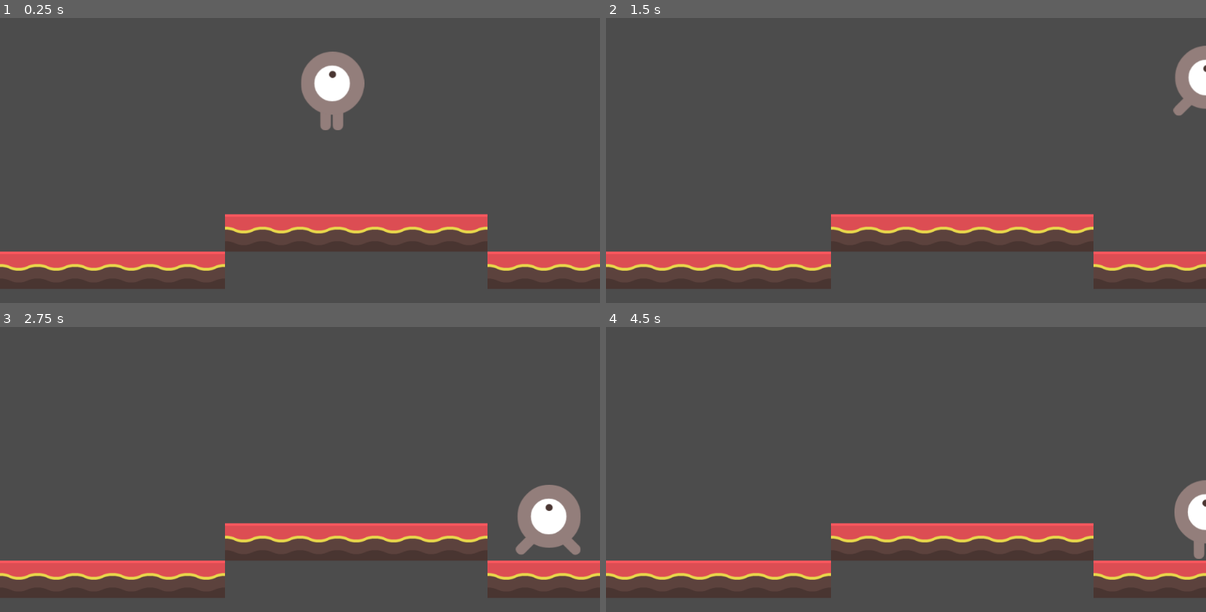
Above: before the commit, frames 1-4 (two rows, left to right).
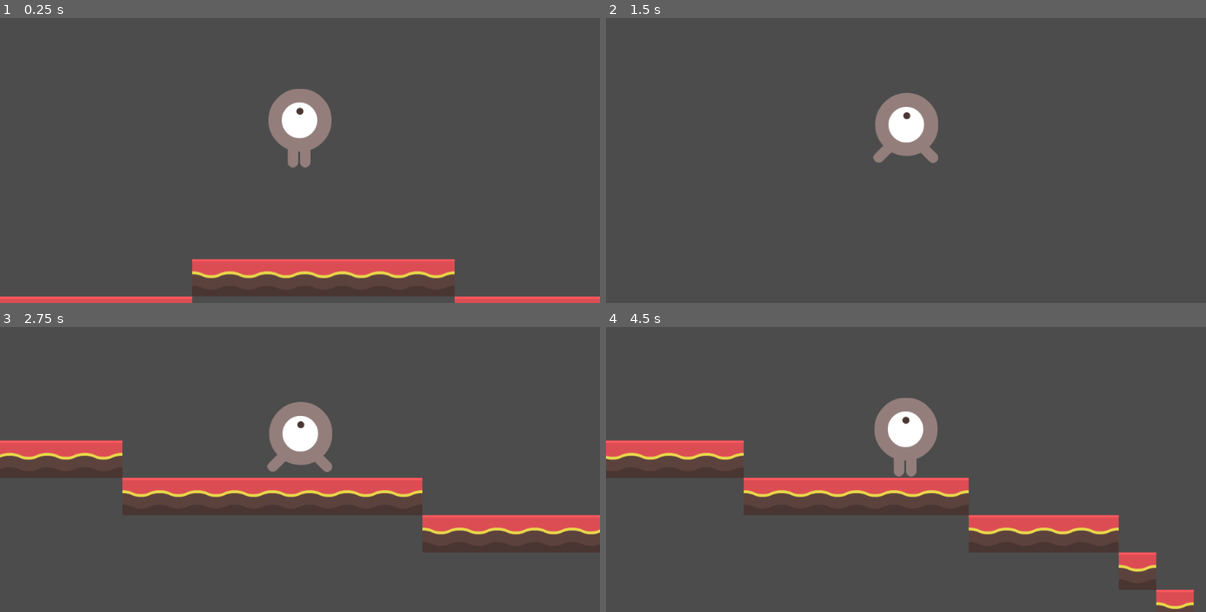
Above: after the commit, the same moments.

Repository: ToaJannox/GameDsgn2019
Game: Godot game, scene res://Node2D.tscn
Two runs of this game, one before a commit and one after it. Both use one fixed random seed, a clock stepped at 60 frames per second and the inputs below.
Inputs:
- Up to frame 1 (0.25 s): no input
- Up to frame 2 (1.5 s): hold Right (ui_right) from 0.53 s (still down); tap Up (ui_up) at 0.77 s
- Up to frame 3 (2.75 s): tap Up (ui_up) at 1.52 s; release Right (ui_right) at 2.03 s; hold Left (ui_left) from 2.03 s (still down)
- Up to frame 4 (4.5 s): release Left (ui_left) at 2.78 s; hold Right (ui_right) 2.78-4.28 s; tap Up (ui_up) at 3.02, 3.77 s; hold Left (ui_left) from 4.28 s (still down)

The runs differ from the first frame. In frame 1, 17% of the frame differs, in the area x 0-100%, y 11-100%; in frame 2, 12%; in frame 3, 21%, in the area x 0-100%, y 26-96%; in frame 4, 19%.

Commit message:
base gameplay + cam

Diff:
--- a/Godot_Game_Design_2019/Node2D.tscn
+++ b/Godot_Game_Design_2019/Node2D.tscn
@@ -34,7 +34,7 @@
 "speed": 5.0
 }, {
 "frames": [ ExtResource( 4 ) ],
-"loop": true,
+"loop": false,
 "name": "static",
 "speed": 5.0
 } ]
@@ -46,7 +46,7 @@
 [node name="TileMap" type="TileMap" parent="."]
 tile_set = SubResource( 2 )
 format = 1
-tile_data = PoolIntArray( 458758, 0, 0, 458759, 0, 0, 458760, 0, 0, 458761, 0, 0, 458762, 0, 0, 458763, 0, 0, 458764, 0, 0, 524288, 0, 0, 524289, 0, 0, 524290, 0, 0, 524291, 0, 0, 524292, 0, 0, 524293, 0, 0, 524301, 0, 0, 524302, 0, 0, 524303, 0, 0 )
+tile_data = PoolIntArray( 458758, 0, 0, 458759, 0, 0, 458760, 0, 0, 458761, 0, 0, 458762, 0, 0, 458763, 0, 0, 458764, 0, 0, 458806, 0, 0, 524288, 0, 0, 524289, 0, 0, 524290, 0, 0, 524291, 0, 0, 524292, 0, 0, 524293, 0, 0, 524301, 0, 0, 524302, 0, 0, 524303, 0, 0, 524304, 0, 0, 524305, 0, 0, 524306, 0, 0, 524307, 0, 0, 524308, 0, 0, 524337, 0, 0, 524338, 0, 0, 524339, 0, 0, 524340, 0, 0, 524341, 0, 0, 589845, 0, 0, 589846, 0, 0, 589847, 0, 0, 589848, 0, 0, 589849, 0, 0, 589850, 0, 0, 589872, 0, 0, 655387, 0, 0, 655388, 0, 0, 655389, 0, 0, 655390, 0, 0, 655408, 0, 0, 720927, 0, 0, 720939, 0, 0, 720940, 0, 0, 720941, 0, 0, 720942, 0, 0, 720943, 0, 0, 786464, 0, 0, 786474, 0, 0, 852001, 0, 0, 852008, 0, 0, 852009, 0, 0, 852010, 0, 0, 917538, 0, 0, 917539, 0, 0, 917540, 0, 0, 917541, 0, 0, 917542, 0, 0, 917543, 0, 0 )
 
 [node name="KinematicBody2D" type="KinematicBody2D" parent="."]
 position = Vector2( 567.677, 183.47 )
@@ -62,3 +62,4 @@
 shape = SubResource( 4 )
 
 [node name="Camera2D" type="Camera2D" parent="KinematicBody2D"]
+current = true
--- a/Godot_Game_Design_2019/playerTest.gd
+++ b/Godot_Game_Design_2019/playerTest.gd
@@ -3,7 +3,7 @@
 # This demo shows how to build a kinematic controller.
 
 # Member variables
-const GRAVITY = 800.0 # pixels/second/second
+const GRAVITY = 1200.0 # pixels/second/second
 
 # Angle in degrees towards either side that the player can consider "floor"
 const FLOOR_ANGLE_TOLERANCE = 40
@@ -11,7 +11,7 @@
 const WALK_MIN_SPEED = 10
 const WALK_MAX_SPEED = 500
 const STOP_FORCE = 1500
-const JUMP_SPEED = 400
+const JUMP_SPEED = 800
 const JUMP_MAX_AIRBORNE_TIME = 0.5
 
 const SLIDE_STOP_VELOCITY = 1.0 # one pixel/second
@@ -35,7 +35,6 @@
 	var walk_left = Input.is_action_pressed("ui_left")
 	var walk_right = Input.is_action_pressed("ui_right")
 	var jump = Input.is_action_pressed("ui_up")
-	$AnimatedSprite.animation = "static"
 	var stop = true
 
 	if walk_left:
@@ -48,6 +47,8 @@
 			force.x += WALK_FORCE
 			$AnimatedSprite.animation = "walk"
 			stop = false
+	else:
+		$AnimatedSprite.animation = "static"
 
 	if stop:
 		var vsign = sign(velocity.x)
@@ -64,10 +65,6 @@
 	# Integrate velocity into motion and move
 	velocity = move_and_slide(velocity, Vector2(0, -1))
 
-	position += velocity * delta
-	position.x = clamp(position.x, 0, screen_size.x)
-	position.y = clamp(position.y, 0, screen_size.y)
-
 	if is_on_floor():
 		on_air_time = 0
 
